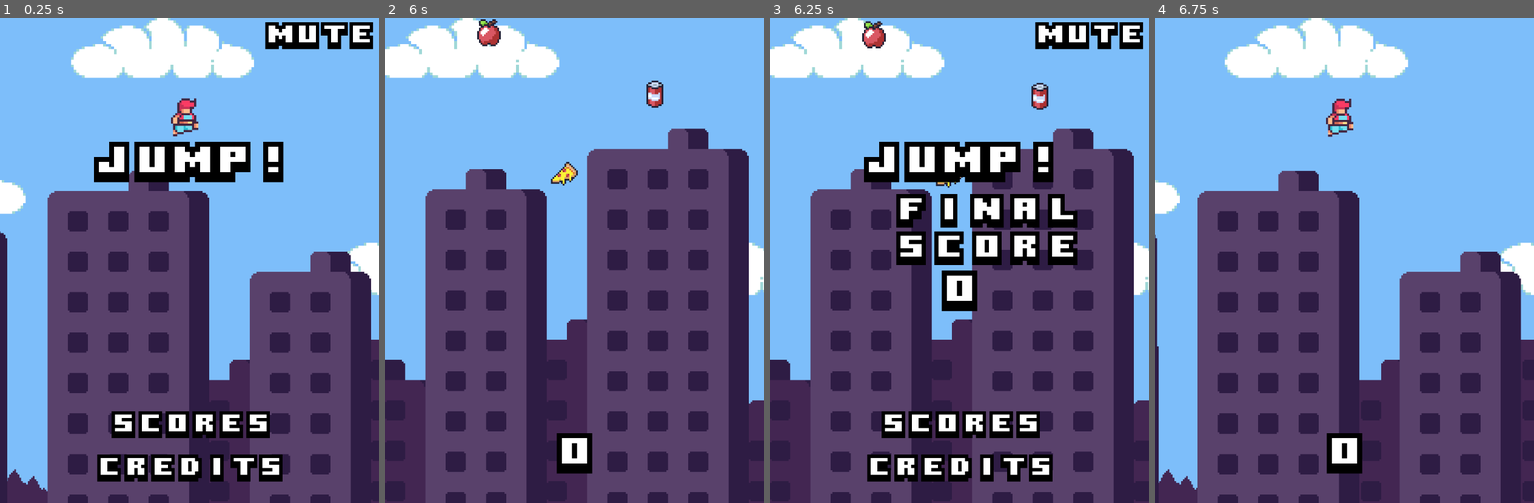
Above: before the commit, frames 1-4 (left to right).
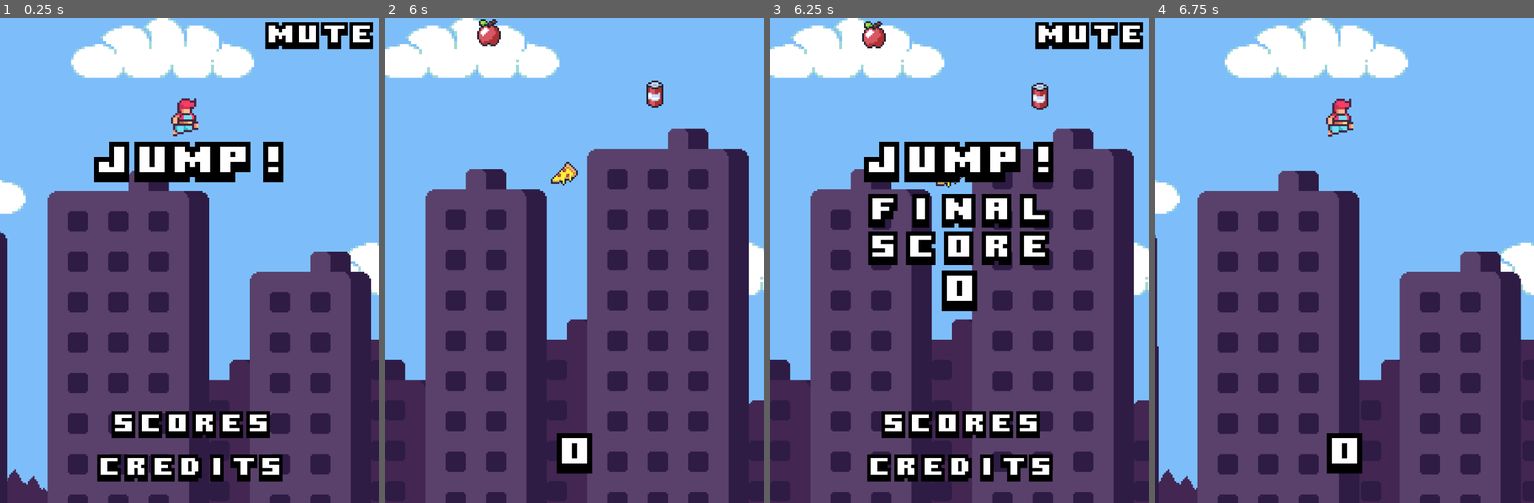
Above: after the commit, the same moments.

Repository: MarmadileManteater/Jump
Game: Godot game, scene res://scenes/container_scene.tscn
Same seed, same stepped clock (60 frames per second), same inputs: the game is played once before the commit and once after it.
Inputs (mouse positions are in pixels of both pictures, inside the frame that each line leads up to):
- Up to frame 1 (0.25 s): no input
- Up to frame 2 (6 s): tap Enter (ui_accept) at 0.5, 0.77, 1.52, 3.02, 3.77, 4.52 s; move the mouse to (657, 236) at 0.52 s; click (657, 236) at 0.67 s; move the mouse to (498, 284) at 1.27 s; click (498, 284) at 1.42 s; move the mouse to (612, 153) at 2.02 s; click (612, 153) at 2.17 s; move the mouse to (555, 357) at 2.77 s; click (555, 357) at 2.92 s; move the mouse to (688, 333) at 3.52 s; click (688, 333) at 3.67 s; move the mouse to (460, 187) at 4.27 s; click (460, 187) at 4.42 s; move the mouse to (593, 260) at 5.02 s; click (593, 260) at 5.17 s; move the mouse to (517, 139) at 5.77 s; click (517, 139) at 5.92 s
- Up to frame 3 (6.25 s): tap Enter (ui_accept) at 6.02 s
- Up to frame 4 (6.75 s): move the mouse to (1427, 236) at 6.52 s; click (1427, 236) at 6.67 s

Frames 1-2 are identical in both runs. In frame 3, 5.4% of the frame differs, in the area x 25-82%, y 36-51%; in frame 4, nothing differs.

Commit message:
Finalize game

Diff:
--- a/project.godot
+++ b/project.godot
@@ -14,8 +14,8 @@
 run/main_scene="uid://dx6bl3lude2nf"
 config/features=PackedStringArray("4.4", "GL Compatibility")
 boot_splash/use_filter=false
-boot_splash/image="uid://b48r4ma47mu81"
 config/icon="res://icon.svg"
+boot_splash/minimum_display_time=1000
 
 [display]
 
--- a/scenes/number_2.tscn
+++ b/scenes/number_2.tscn
@@ -908,14 +908,14 @@
 
 [node name="Final" type="TileMapLayer" parent="GUI/Final Score Label"]
 texture_filter = 1
-position = Vector2(-500, -538)
+position = Vector2(-567, -538)
 scale = Vector2(5, 5)
 tile_map_data = PackedByteArray(0, 0, 4, 0, 5, 0, 0, 0, 5, 0, 3, 0, 0, 0, 5, 0, 5, 0, 0, 0, 0, 0, 4, 0, 0, 0, 6, 0, 5, 0, 0, 0, 5, 0, 4, 0, 0, 0, 7, 0, 5, 0, 0, 0, 0, 0, 3, 0, 0, 0, 8, 0, 5, 0, 0, 0, 3, 0, 4, 0, 0, 0)
 tile_set = SubResource("TileSet_pl2e3")
 
 [node name="Score" type="TileMapLayer" parent="GUI/Final Score Label"]
 texture_filter = 1
-position = Vector2(-500, -529)
+position = Vector2(-567, -529)
 scale = Vector2(5, 5)
 tile_map_data = PackedByteArray(0, 0, 6, 0, 6, 0, 0, 0, 6, 0, 4, 0, 0, 0, 7, 0, 6, 0, 0, 0, 1, 0, 5, 0, 0, 0, 8, 0, 6, 0, 0, 0, 4, 0, 3, 0, 0, 0, 4, 0, 6, 0, 0, 0, 2, 0, 5, 0, 0, 0, 5, 0, 6, 0, 0, 0, 2, 0, 3, 0, 0, 0)
 tile_set = SubResource("TileSet_pl2e3")
@@ -931,7 +931,7 @@
 [node name="high" type="TileMapLayer" parent="GUI/Final Score Label/High Score Label Container/High Score Label"]
 modulate = Color(1, 1, 0.25098, 1)
 texture_filter = 1
-position = Vector2(-461, -172)
+position = Vector2(-528, -172)
 scale = Vector2(5, 5)
 tile_map_data = PackedByteArray(0, 0, 4, 0, 5, 0, 0, 0, 8, 0, 3, 0, 0, 0, 5, 0, 5, 0, 0, 0, 0, 0, 4, 0, 0, 0, 6, 0, 5, 0, 0, 0, 6, 0, 3, 0, 0, 0, 7, 0, 5, 0, 0, 0, 8, 0, 3, 0, 0, 0)
 tile_set = SubResource("TileSet_pl2e3")
@@ -940,7 +940,7 @@
 [node name="score" type="TileMapLayer" parent="GUI/Final Score Label/High Score Label Container/High Score Label"]
 modulate = Color(1, 1, 0.25098, 1)
 texture_filter = 1
-position = Vector2(-505, -153)
+position = Vector2(-563, -153)
 scale = Vector2(5, 5)
 tile_map_data = PackedByteArray(0, 0, 4, 0, 6, 0, 0, 0, 2, 0, 5, 0, 0, 0, 5, 0, 6, 0, 0, 0, 2, 0, 3, 0, 0, 0, 6, 0, 6, 0, 0, 0, 6, 0, 4, 0, 0, 0, 7, 0, 6, 0, 0, 0, 1, 0, 5, 0, 0, 0, 8, 0, 6, 0, 0, 0, 4, 0, 3, 0, 0, 0)
 tile_set = SubResource("TileSet_pl2e3")
Not shown, added: cc-by-sa_0.png.import
Not shown, added: godot_logo.png.import
Not shown, added: icon.svg.import
Not shown, added: screenshots/1.png.import
Not shown, added: screenshots/2.png.import
Not shown, added: screenshots/3.png.import
Not shown, added: screenshots/title.png.import
